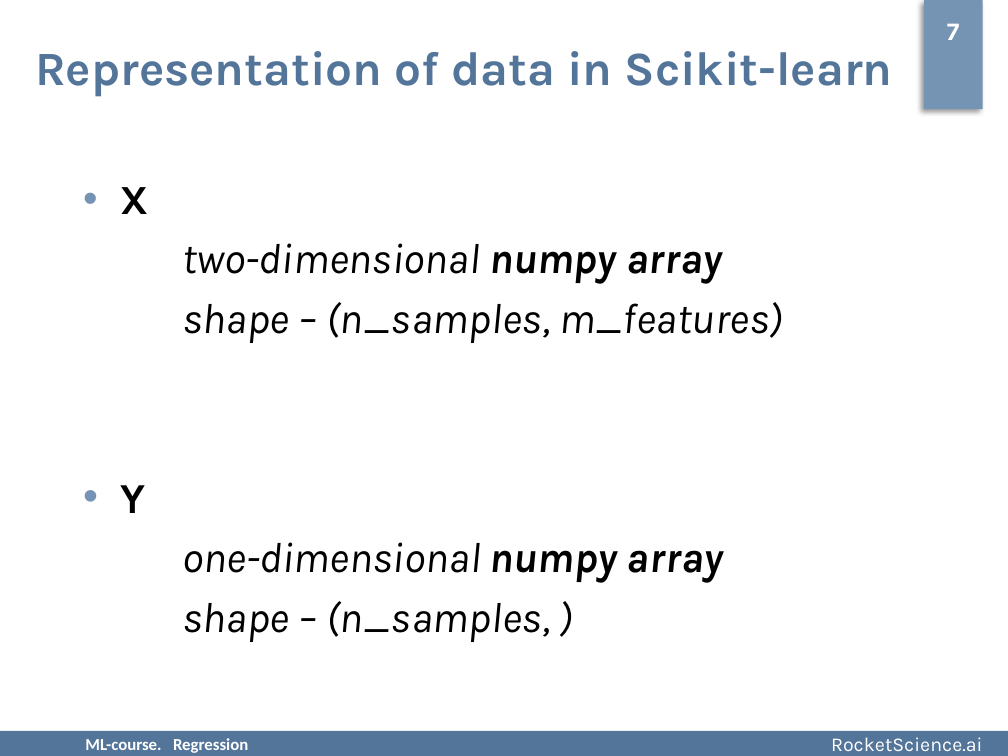
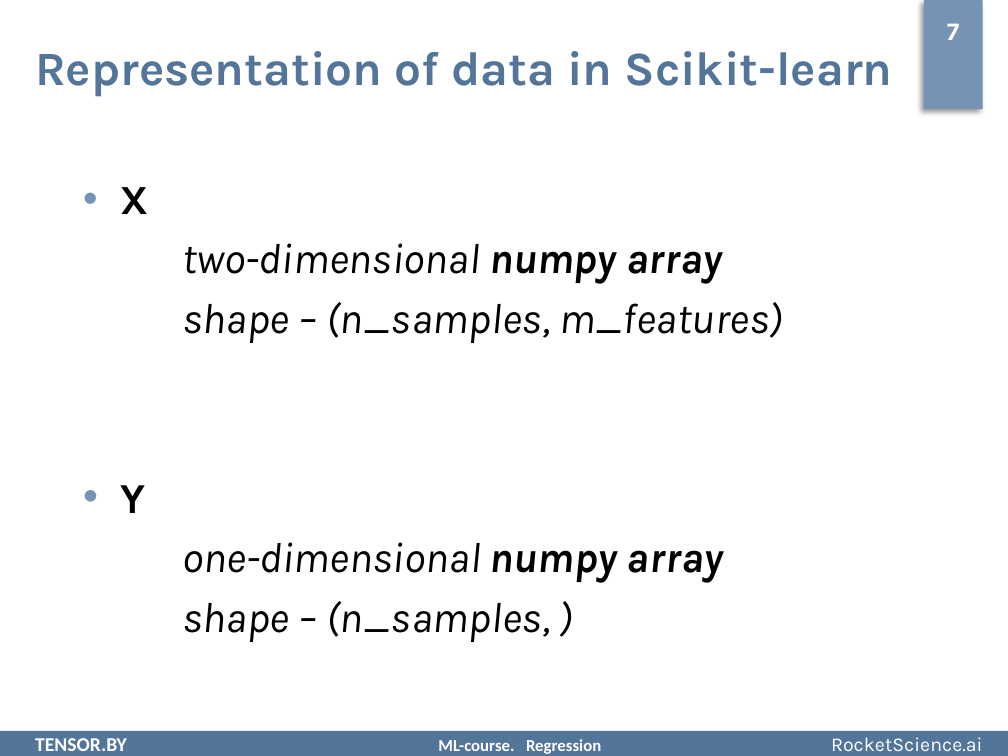
Before and after one commit to rjaffk/tensorby, a slide deck: slide 7 of lecture_regression/presentation/lecture_regression.pptx. Drawn at 1008x756 pixels with LibreOffice and Linux fonts; fonts in the diff are those of the drawing; background and template pictures are left out. Boxes give left, top, right and bottom in pixels: in the first picture for what was removed or moved away, otherwise in the second. Text is boxed around its words. In the diff, an @@ line names an element or a change of style, - is before the commit and + after.

```diff
--- a/lecture_regression/presentation/lecture_regression.pptx
+++ b/lecture_regression/presentation/lecture_regression.pptx
@@ text "TENSOR.BY ML-course. Regression" at [35,738,601,754]: vertical alignment top to middle @@
@@ text at [35,738,601,754]: text changed @@
-ML-course. Regression
+TENSOR.BY ML-course. Regression
```
Also in this commit, not shown: 24 other slides changed, 3 other files.
